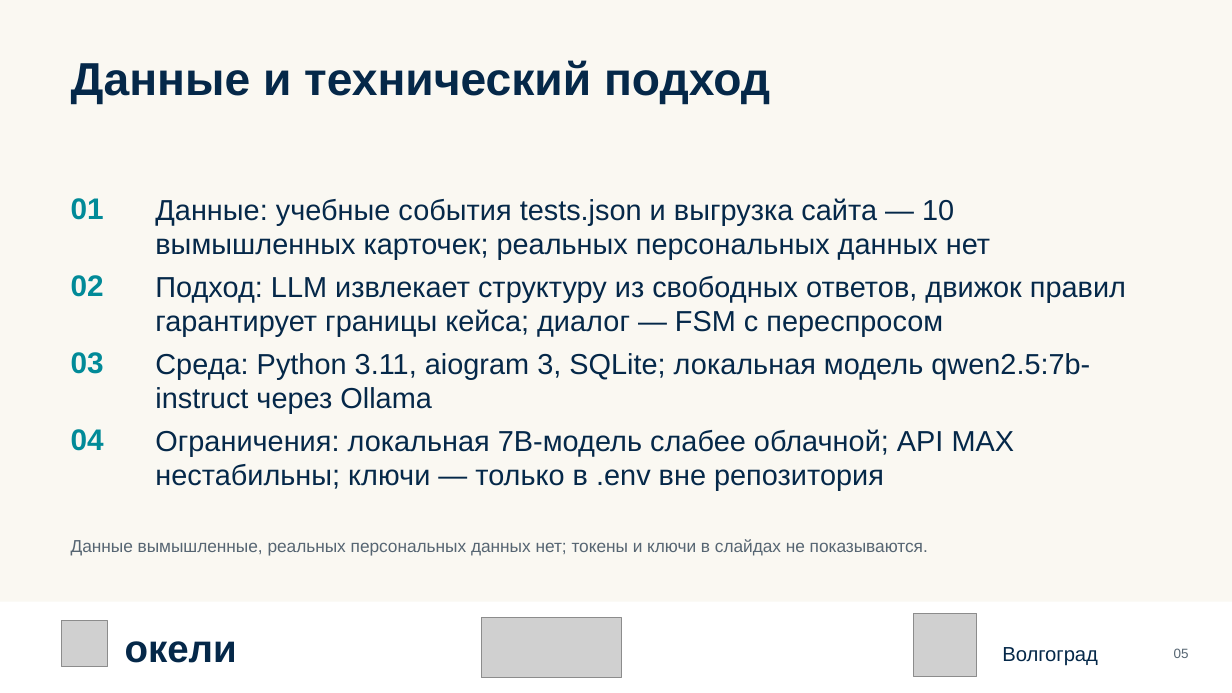
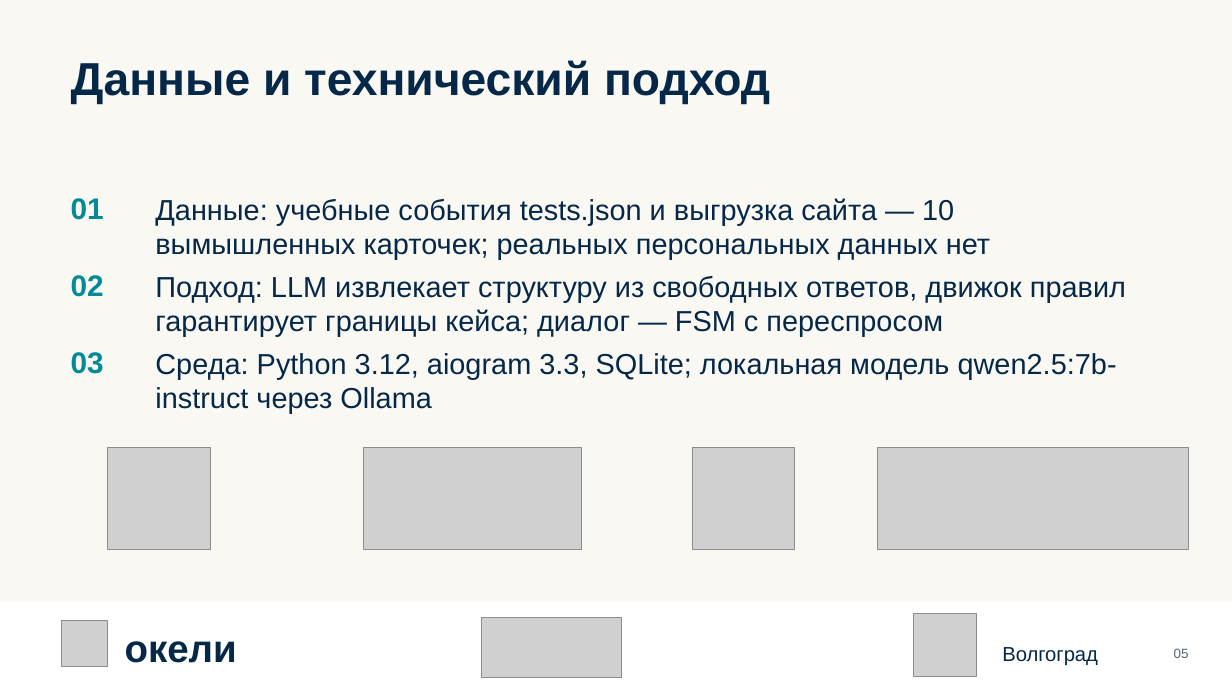
Before and after one commit to KaDyK736/FinikTeam-FB01, a slide deck: slide 5 of Презентация_Finik_FB01_по_шаблону.pptx. Drawn at 1232x693 pixels with LibreOffice and Linux fonts; fonts in the diff are those of the drawing; grey boxes stand for pictures. Boxes give left, top, right and bottom in pixels: in the first picture for what was removed or moved away, otherwise in the second. Text is boxed around its words. In the diff, an @@ line names an element or a change of style, - is before the commit and + after.

```diff
--- a/Презентация_Finik_FB01_по_шаблону.pptx
+++ b/Презентация_Finik_FB01_по_шаблону.pptx
@@ text at [155, 353, 1117, 414]: text changed @@
-Среда: Python 3.11, aiogram 3, SQLite; локальная модель qwen2.5:7b-instruct через Ollama
+Среда: Python 3.12, aiogram 3.3, SQLite; локальная модель qwen2.5:7b-instruct через Ollama
@@ text removed at [71, 429, 104, 451] @@
-04
@@ picture added at [108, 447, 211, 550] @@
@@ text removed at [155, 429, 1015, 491] @@
-Ограничения: локальная 7B-модель слабее облачной; API MAX нестабильны; ключи — только в .env вне репозитория
@@ picture added at [363, 447, 581, 550] @@
@@ picture added at [692, 447, 795, 550] @@
@@ picture added at [877, 447, 1189, 550] @@
@@ text removed at [71, 539, 928, 556] @@
-Данные вымышленные, реальных персональных данных нет; токены и ключи в слайдах не показываются.
```
Also in this commit, not shown: 7 other slides changed, 2 slides added, 2 slides removed.
